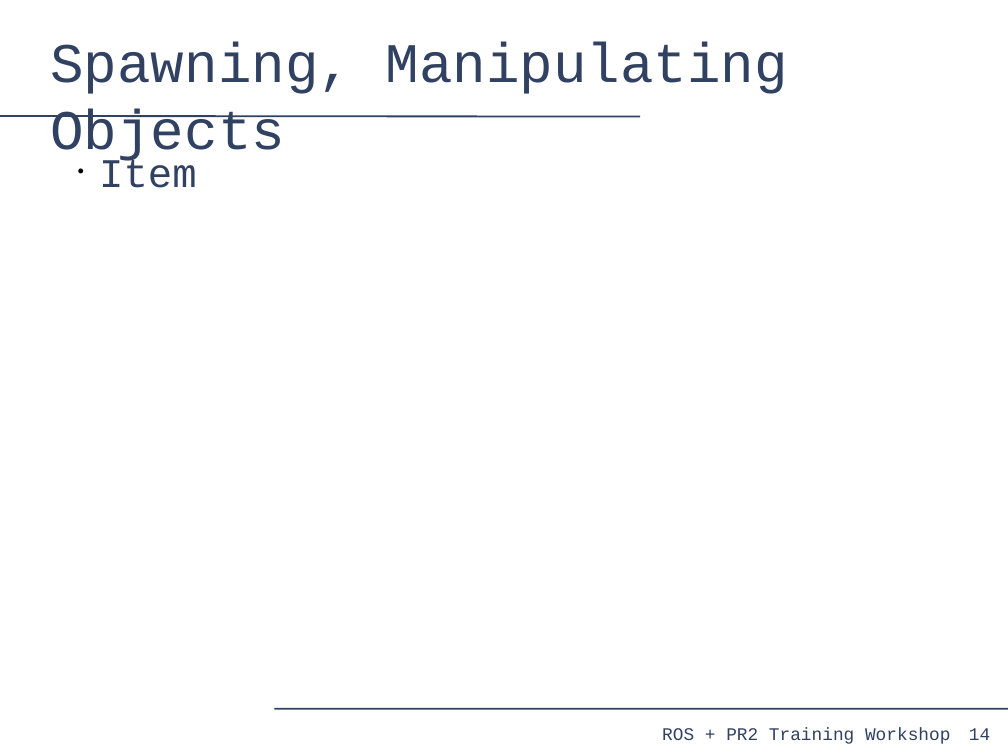
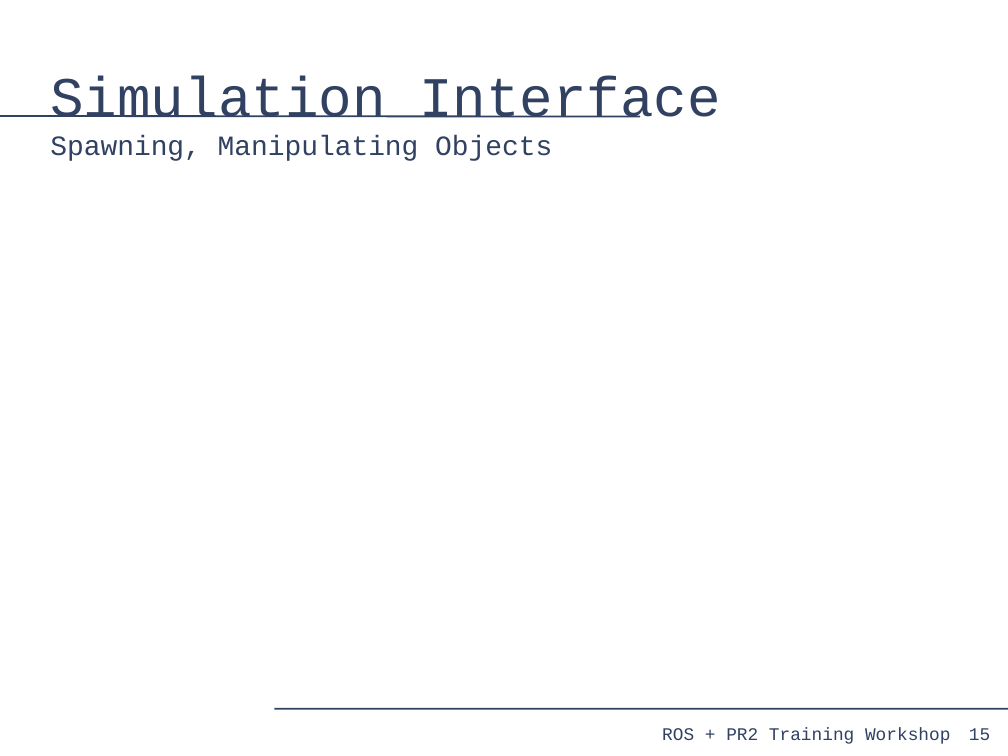
Before and after one commit to PR2/pr2_docs, a slide deck: slide 15 of pr2_training_workshop/simulation/simulation_training_workshop.odp (slide 14 before the commit). Drawn at 1008x756 pixels with LibreOffice and Linux fonts; fonts in the diff are those of the drawing. Boxes give left, top, right and bottom in pixels: in the first picture for what was removed or moved away, otherwise in the second. Text is boxed around its words. In the diff, an @@ line names an element or a change of style, - is before the commit and + after.

```diff
--- a/pr2_training_workshop/simulation/simulation_training_workshop.odp
+++ b/pr2_training_workshop/simulation/simulation_training_workshop.odp
@@ title at (50, 76, 721, 161): text changed; size 44 to 22 pt @@
-Spawning, Manipulating Objects
+Simulation Interface
+Spawning, Manipulating Objects
@@ text removed at (99, 157, 197, 188) @@
-• Item
@@ page number at (969, 728, 990, 740): text changed @@
-14
+15
```
Also in this commit, not shown: 8 other slides changed, 8 slides added, 5 slides removed.
